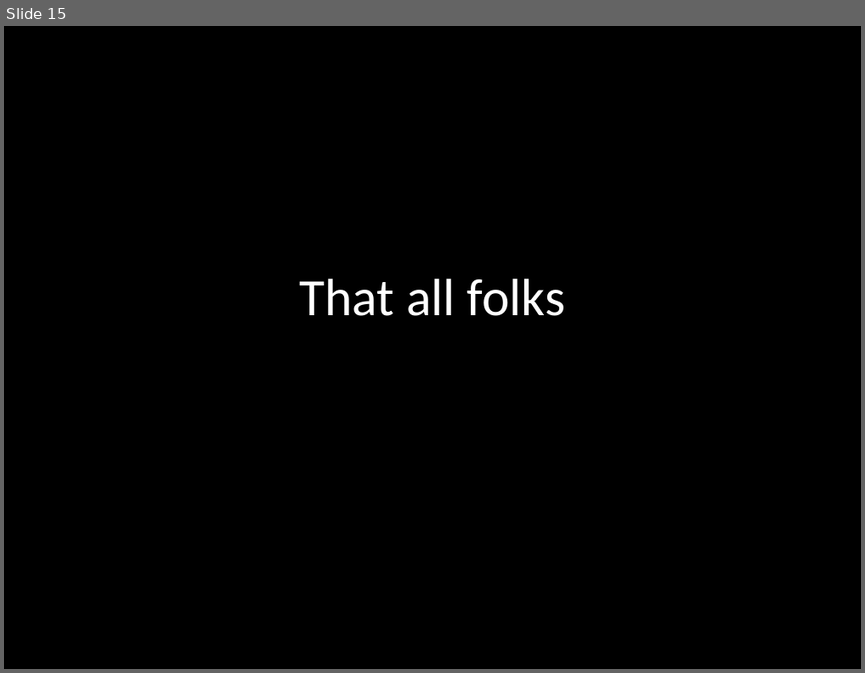
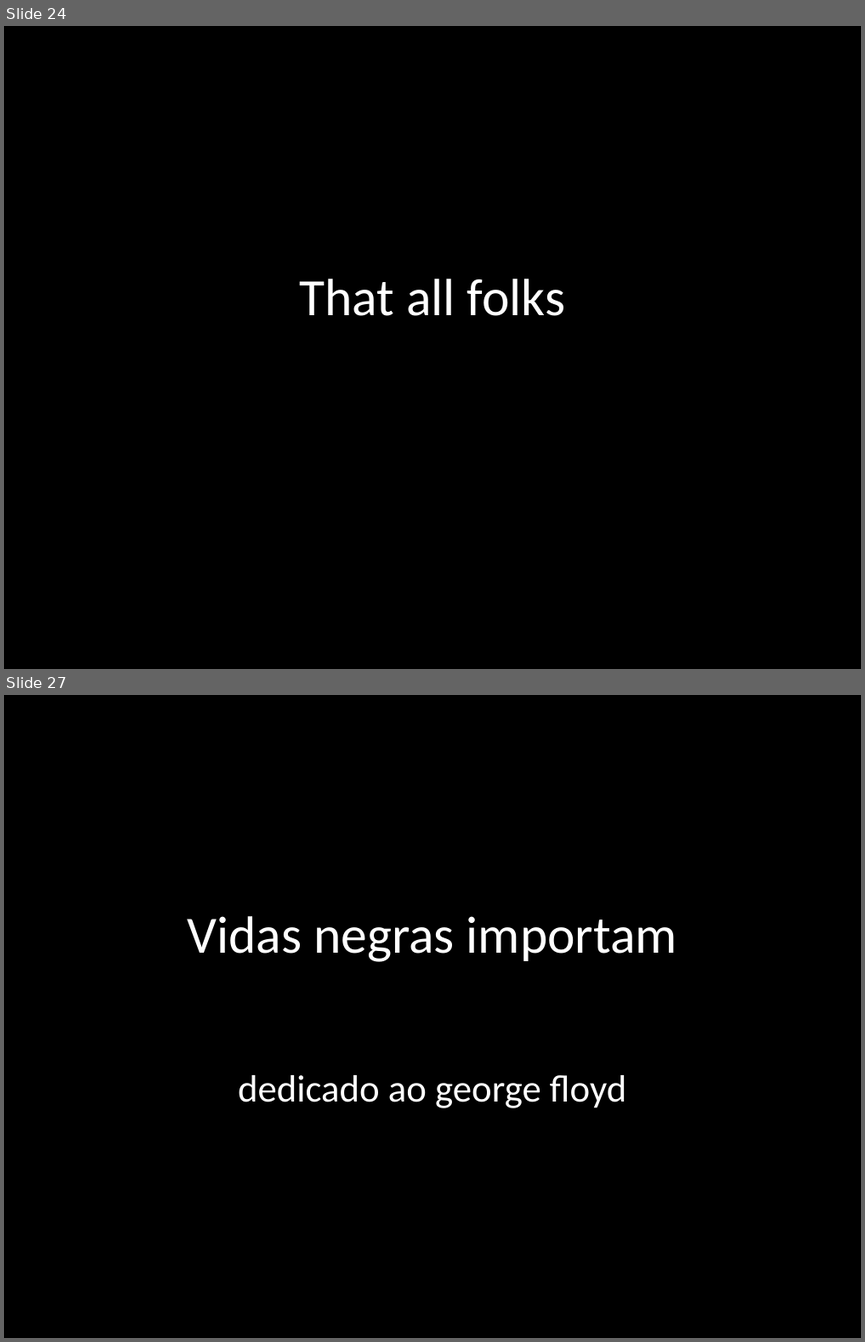
Before and after one commit to DATAUNIRIO/ap, a slide deck: DMQtalks/my_talk.pptx. Shown one above the other, each under a label of ours: slide 15 before the commit, slides 24 and 27 after it; the slides between them are not shown. The pictures are 865x673 and 865x1342 pixels, drawn with LibreOffice and Linux fonts; fonts in the diff are those of the drawing. Boxes give left, top, right and bottom in pixels: in the first picture for what was removed or moved away, otherwise in the second. Text is boxed around its words. In the diff, an @@ line names an element or a change of style, - is before the commit and + after.

```diff
--- a/DMQtalks/my_talk.pptx
+++ b/DMQtalks/my_talk.pptx
@@ slide 27 added at [4,695,861,1338], background #000000 @@
@@ title added at [187,916,677,962], 44 pt, text #FFFFFF @@
+Vidas negras importam
@@ subtitle added at [238,1075,626,1108], 32 pt, text #FFFFFF @@
+dedicado ao george floyd
@@ what was slide 15 is now slide 24 @@
```
Also in this commit, not shown: 5 slides changed, 16 other slides added, 1 slide removed, 2 other files.
